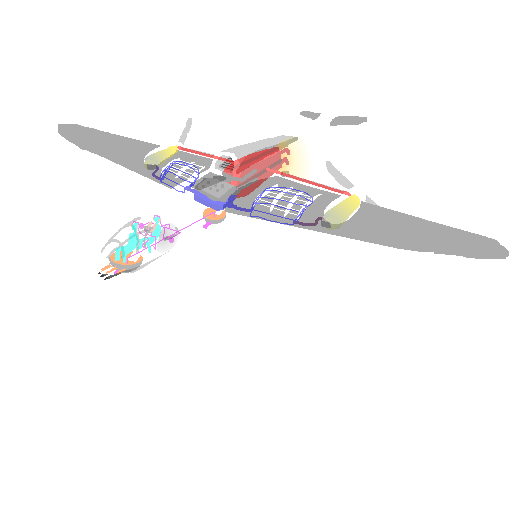
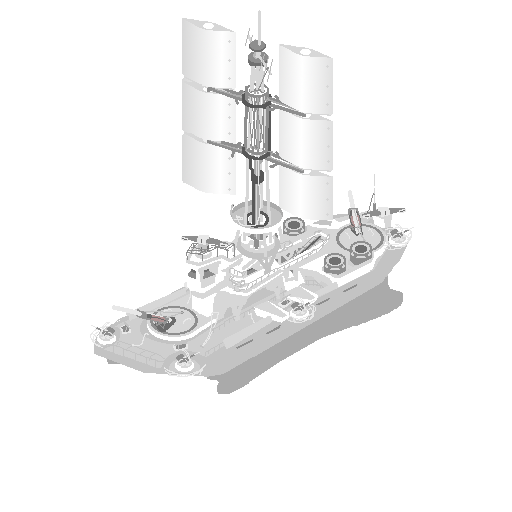
The second 512px x 512px image is a revision of the first. Changes to its layers:
added group "Destroyer" with 4 layers above "Layer Group" over [80, 10, 439, 394]
added layer "equipment" in group "Destroyer" over [90, 10, 414, 377]
added layer "superstructure" in group "Destroyer" over [98, 18, 392, 373]
added layer "platform" in group "Destroyer" over [94, 214, 408, 377]
added layer "Pontoon" in group "Destroyer" over [90, 241, 439, 394]
hid group "Layer Group" (2 layers) over [58, 70, 509, 280]
moved "pipeline" into group "Layer Group" over [101, 136, 360, 274]
moved "SiayeoSystem" into group "Layer Group", painted on it over [58, 70, 509, 280]
